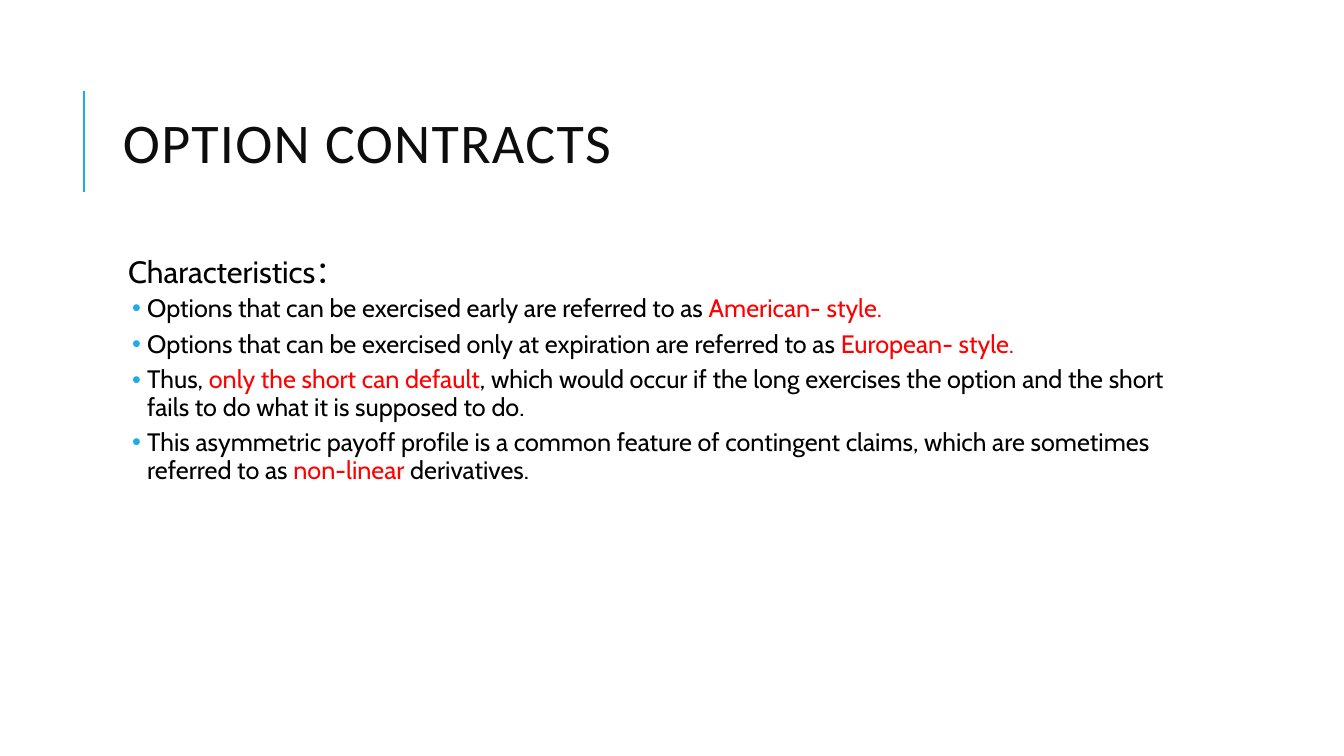
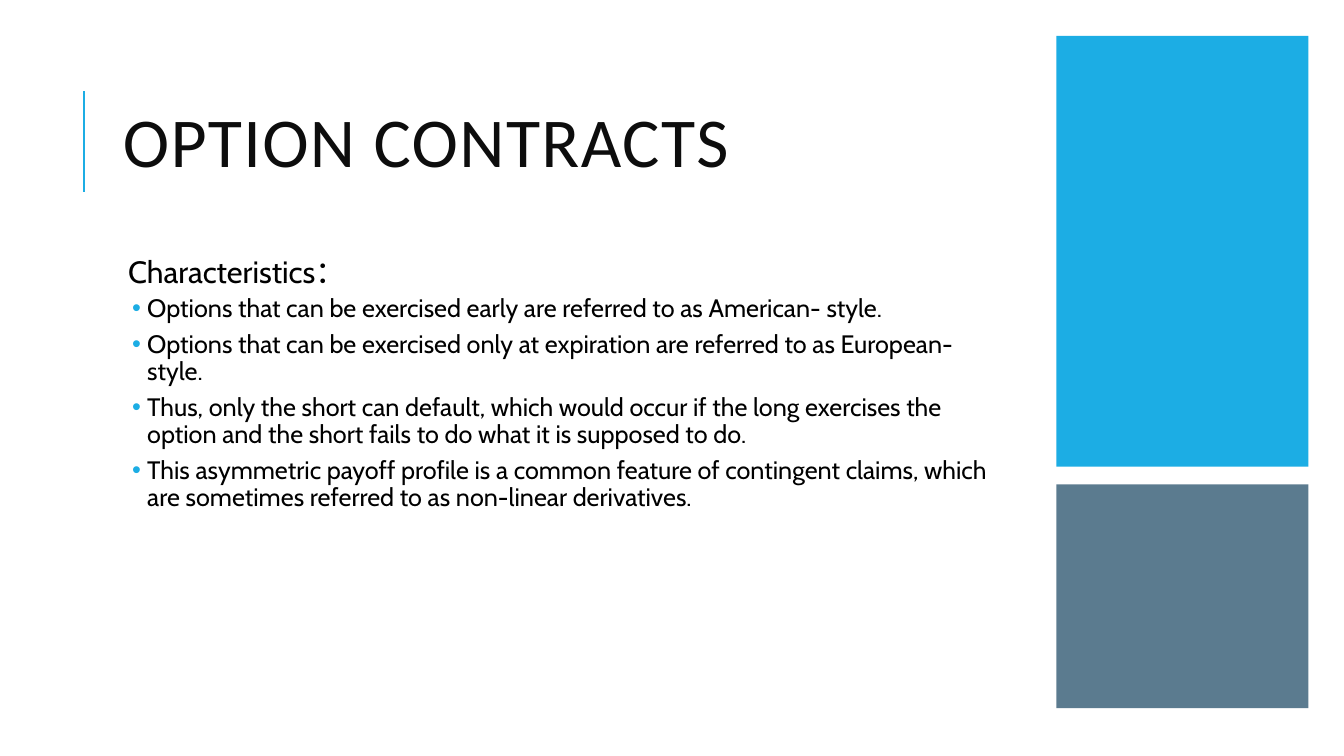
Before and after one commit to Isco0530/data, a slide deck: slide 37 of Derivatives.pptx. Drawn at 1344x756 pixels with LibreOffice and Linux fonts; fonts in the diff are those of the drawing. Boxes give left, top, right and bottom in pixels: in the first picture for what was removed or moved away, otherwise in the second. Text is boxed around its words. In the diff, an @@ line names an element or a change of style, - is before the commit and + after.

```diff
--- a/Derivatives.pptx
+++ b/Derivatives.pptx
@@ rectangle added at (1057,36,1309,467), fill #1CADE4 @@
@@ title "OPTION CONTRACTS" at (123,121,729,168): size 40 to 50 pt @@
@@ text at (147,298,986,507): text colour #FF0000 to #000000 in "American- style.", "European- style.", "only the short can default,", "non-linear" @@
@@ rectangle added at (1057,485,1309,709), fill #335B74 at 80% opacity @@
```
Also in this commit, not shown: 15 other slides changed.
